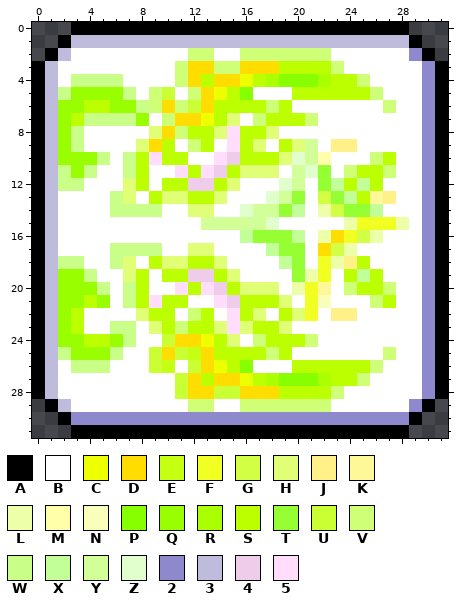
File history of a pixel-art sprite, EquipmentCollector/app/src/main/res/mipmap-xxxhdpi/png_icon_skill_piercing_arrow.png. The picture above is the old version.
The file is 32x32 pixels.
Palette (. is transparent): A #000000  B #ffffff  C #eeff00  D #ffdd00  E #c5ff11  F #f2ff22  G #d2ff44  H #e0ff77  J #fff188  K #fff899  L #eeffaa  M #ffffaa  N #f9ffbb  P #88ff00  Q #99ff00  R #aaff00  S #bbff00  T #96ff33  U #c9ff33  V #cfff77  W #c9ff88  X #c2ff99  Y #d3ff99  Z #e0ffcc  2 #8e88cc  3 #bfbbdd  4 #eeccea  5 #ffddfb
Pixels before, first column x 0:
 0 ...AAAAAAAAAAAAAAAAAAAAAAAAAA...
 1 ..A33333333333333333333333333A..
 2 .A3BBBBBBBBBVVBBVVVVVVVBBBBBB2A.
 3 A3BBBBBBBBBVDDVVDDDSSSSVBBBBBB2A
 4 A3BWWWWBBBBVDSDDCSRPPPRSSVBBBB2A
 5 A3WQQQQWBVUBVDCSPBBBSSSSSSVBBB2A
 6 A3QQSSQQWVDVUDSSSSVSBBBBBBBVBB2A
 7 A3QSWWWWQBVDDCSHBVSSSVBBBBBBBB2A
 8 A3QWBBBBBHDVSSH5SSHBBBBBBBBBBB2A
 9 A3QWBBBBHDSBVSB5SHBSHYBJJBBBBB2A
10 A3QQQWBWS5SSBB54SSSHZYMBBBVSBB2A
11 A3WQWBBWSBB5S54SHHHBYZTBVSSVBB2A
12 A3WWBBBHSBSS44SHBBBZYBTXSXSBBB2A
13 A3BBBBWHBSHHSSHBBBZYTBGTXSKJBB2A
14 A3BBBBWWWWBBHHBBZYYTXBLGTTXBBB2A
15 A3BBBBBBBBBBBYYYYYZBBBBBLFFFLB2A
16 A3BBBBBBBBBBBBBBXTTTXBLDFGLBBB2A
17 A3BBBBWWWWBBHHBBBBXTTBDGLBBBBB2A
18 A3WWBBWHBSHHSSHBBBBXTBFLJSBBBB2A
19 A3QQWBBHSBSS44SHBBBBTLFBSXSBBB2A
20 A3QQQWBWSBB5S54SHHHBLFKBVSSVBB2A
21 A3QQSQBWS5SSBB54SSSHBFNBBBVSBB2A
22 A3QSBBBBHSSBVSB5SHBSHFBJJBBBBB2A
23 A3QSBBWWBHSVSSH5HSSHBBBBBBBBBB2A
24 A3QQSSQWBBUDDCSHBVSSSVBBBBBBBB2A
25 A3WQQQWBBUDUEDSSSSVSBBBBBBBVBB2A
26 A3BWWWBBBUEBUDCSPBBBSSSSSSVBBB2A
27 A3BBBBBBBBBUDSDDCSRPPPRSSVBBBB2A
28 A3BBBBBBBBBUDDUUDDDSSSSVBBBBBB2A
29 .A3BBBBBBBBBVVBBVVVVVVVBBBBBB2A.
30 ..A22222222222222222222222222A..
31 ...AAAAAAAAAAAAAAAAAAAAAAAAAA...
Once edited:
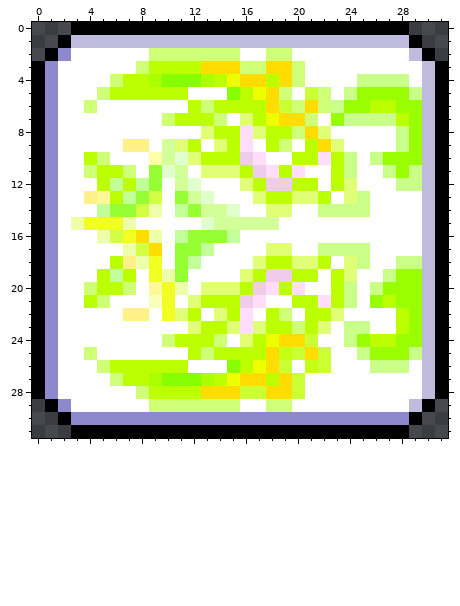
Diff:
Changed rows in their new state; - is an unchanged pixel.
first column x 1:
 2 -2------VVV--VVBB--BBB------3-
 3 2------VSSSS-DDVV-DVBBB------3
 4 2-BBBVSSRPPPRSCDDSDVBBBBWWWW-3
 5 2BBBVSSSSSSBBBPSCDVBUVBWQQQQW3
 6 2BBVBBBBBBBSV----DUVDVWQQSSQQ3
 7 2BBBBBBB--SSSVBHSCDD--QWWWWSQ3
 8 2BB-----BBBBHSS5HSSVDH-----WQ3
 9 2BB---JJBYHSBHS5BSVBSDHB---WQ3
10 2BBSV-BBMYZHSSS45BBSS5SW-WQQQ3
11 2BBVSSVBTZYBHHHS45S5BBSWBBWQW3
12 2BB-SXSXTBYZBBBHS44SSBSHBB-WW3
13 2--JKSXTGBTYZB--HSSHHSBHWBB--3
14 2---XTTGL-XTYYZBBHHB-WWWWB---3
15 2-LFFFL-----Z----Y-----BBBBB-3
16 2---LGFDL-XTTTXBBBBB-BBBBB---3
17 2----BLGD-TTX----HHB-WWWW----3
18 2BB--SJLFBTXBB--HSSHHSBHW--WW3
19 2BBBSXSBFLTBBBBHS44SSBSHBBWQQ3
20 2BBVSSVBKFLBHHHS45S5BBSWBWQQQ3
21 2BB-V-BBNFBHSSS45BBSS5SW-Q-QQ3
22 2BB---JJBFHSBHS5BSVBSSHB---SQ3
23 2BB--BB-BBBH-SH5H-SVSH-WW--SQ3
24 2BBBBBB--VSSSVBHSCDDU--WQSSQQ3
25 2BBVBB--BBBSV----DEUDU--WQQQW3
26 2-BBVSSSSSSBBBPSCDUBEUBBBWWW-3
27 2----VSSRPPPRSCDDSDUBBBBB----3
28 2------VSSSS-DDUU-DUBBB------3
29 -2------VVV--VVBB--BBB------3-
Boxes around the changes in both pictures, in picture pixels (x1, y1, x2, y2):
changed: (45, 48, 435, 412)
